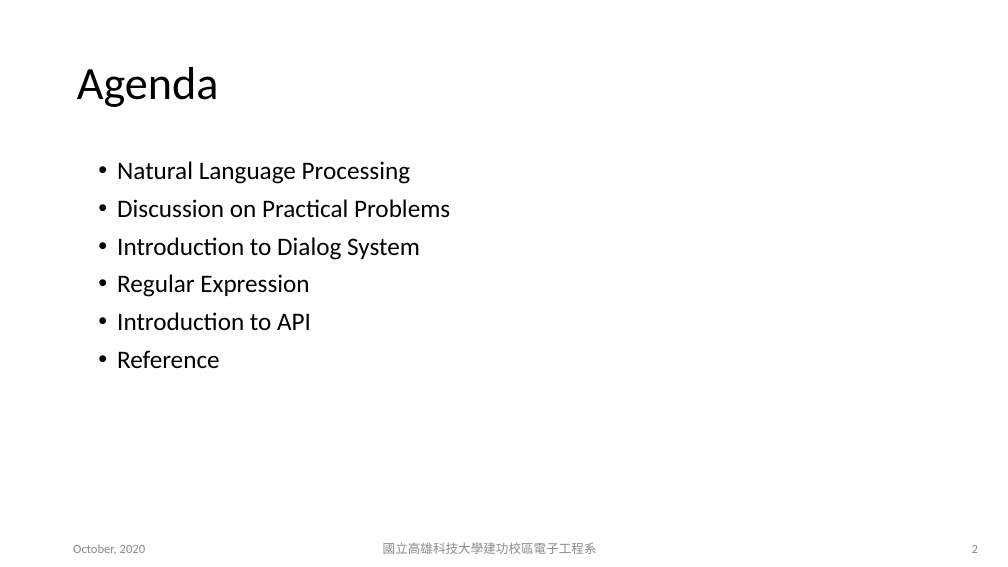
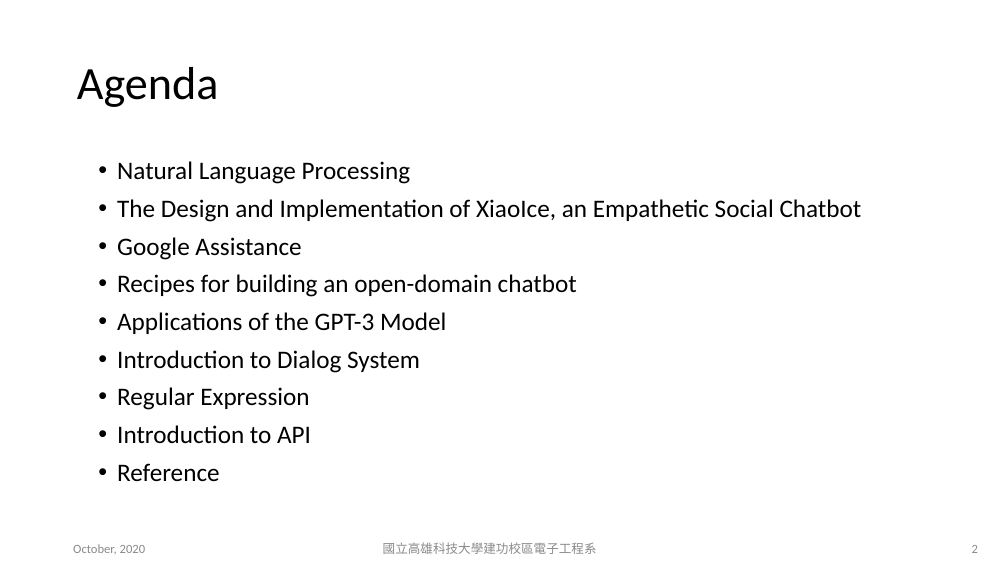
Before and after one commit to chiayisu/Artificial_Intelligence_Course, a slide deck: slide 2 of Slides/PPT/Introduction_to_NLP_and_Its_Application.pptx. Drawn at 1008x567 pixels with LibreOffice and Linux fonts; fonts in the diff are those of the drawing. Boxes give left, top, right and bottom in pixels: in the first picture for what was removed or moved away, otherwise in the second. Text is boxed around its words. In the diff, an @@ line names an element or a change of style, - is before the commit and + after.

```diff
--- a/Slides/PPT/Introduction_to_NLP_and_Its_Application.pptx
+++ b/Slides/PPT/Introduction_to_NLP_and_Its_Application.pptx
@@ text at <box>117,199,862,334</box>: text changed @@
-• Discussion on Practical Problems
+• The Design and Implementation of XiaoIce, an Empathetic Social Chatbot
+• Google Assistance
+• Recipes for building an open-domain chatbot
+• Applications of the GPT-3 Model
```
Also in this commit, not shown: 2 slides removed, 1 other file.
